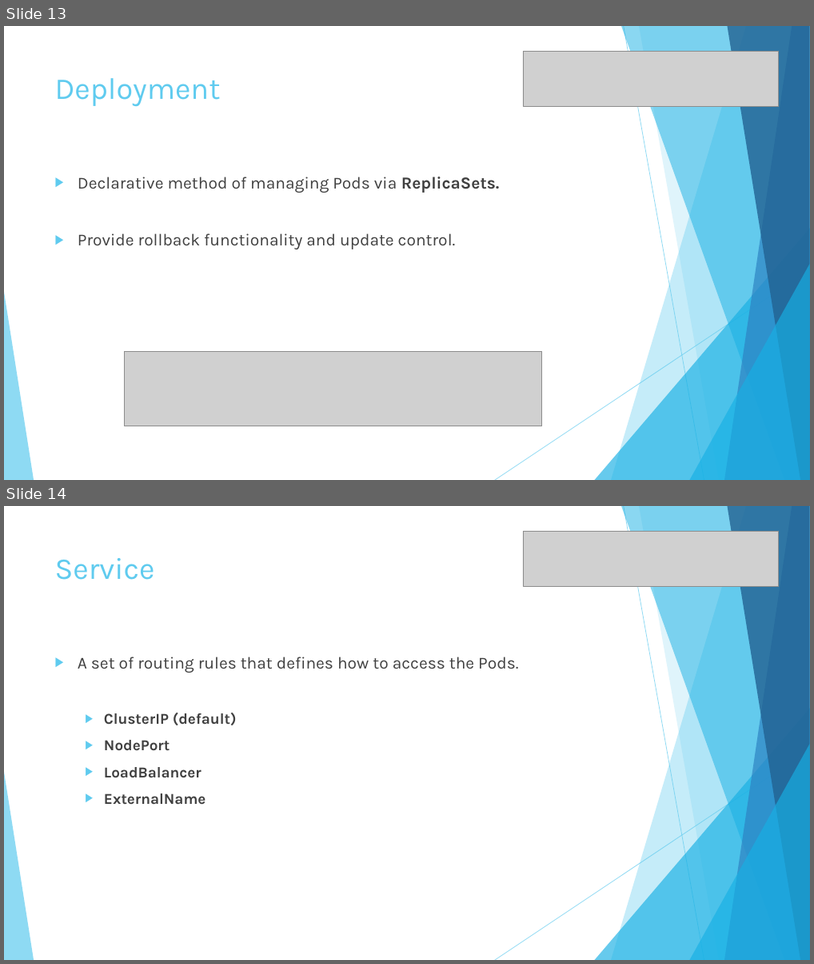
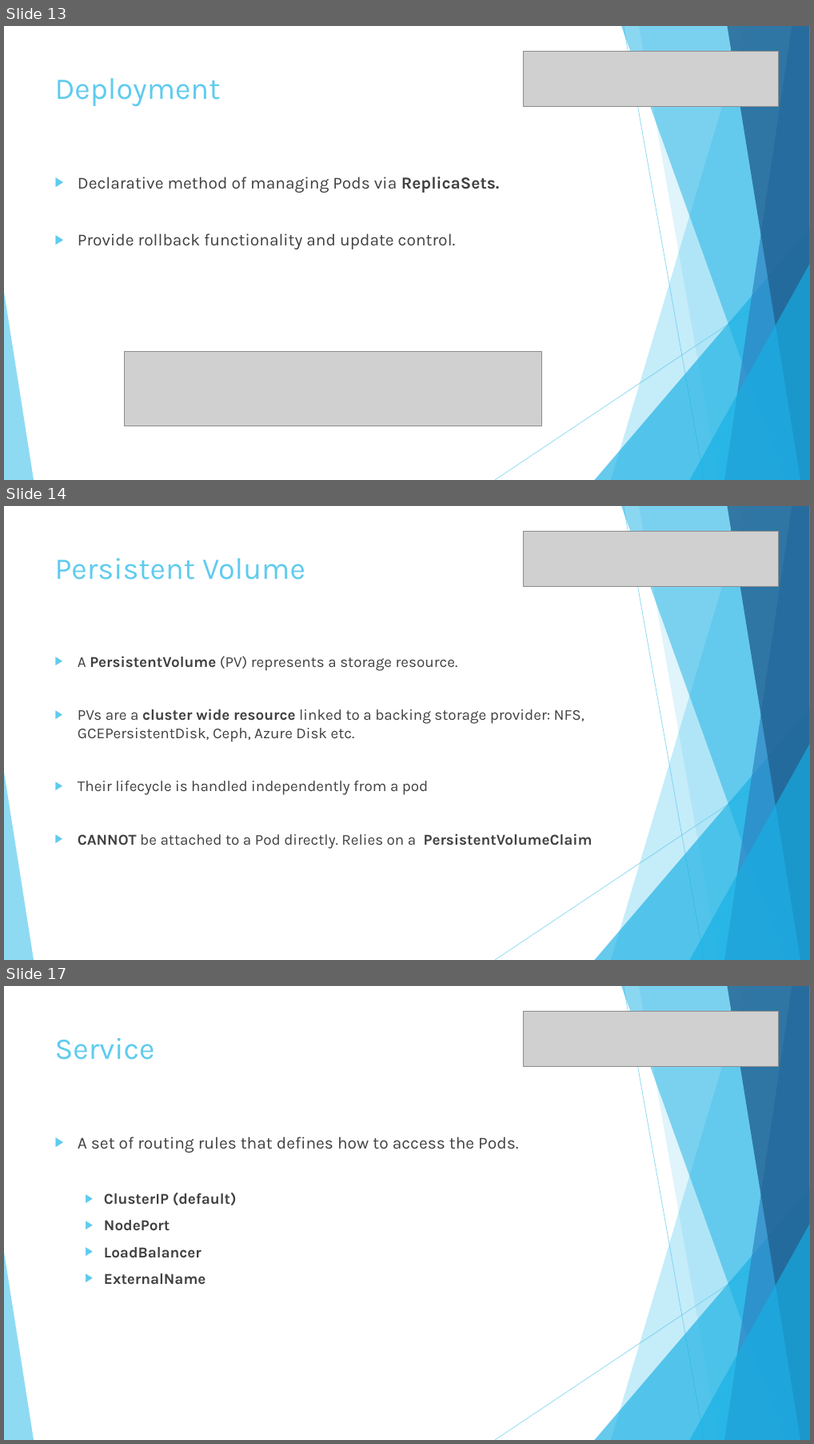
Before and after one commit to fsforza/kubernetes-demo, a slide deck: slides/kube-demo.pptx. Shown one above the other, each under a label of ours: slides 13 and 14 before the commit, slides 13, 14 and 17 after it; the slides between them are not shown. The pictures are 814x964 and 814x1444 pixels, drawn with LibreOffice and Linux fonts; fonts in the diff are those of the drawing; grey boxes stand for pictures. Boxes give left, top, right and bottom in pixels: in the first picture for what was removed or moved away, otherwise in the second. Text is boxed around its words. In the diff, an @@ line names an element or a change of style, - is before the commit and + after.

```diff
--- a/slides/kube-demo.pptx
+++ b/slides/kube-demo.pptx
@@ slide 14 added at (x1=4, y1=506, x2=810, y2=960), background #FFFFFF; not listed: 10 template elements that a slide beside it also shows @@
@@ picture added at (x1=523, y1=531, x2=779, y2=586) @@
@@ title added at (x1=55, y1=558, x2=306, y2=580), 36 pt, text #5FCBEF @@
+Persistent Volume
@@ text added at (x1=78, y1=656, x2=593, y2=848), 18 pt, text #404040 @@
+▶ A PersistentVolume (PV) represents a storage resource.
+▶ PVs are a cluster wide resource linked to a backing storage provider: NFS, GCEPersistentDisk, Ceph, Azure Disk etc.
+▶ Their lifecycle is handled independently from a pod
+▶ CANNOT be attached to a Pod directly. Relies on a PersistentVolumeClaim
@@ what was slide 14 is now slide 17 @@
```
Also in this commit, not shown: 3 slides changed, 4 other slides added.
